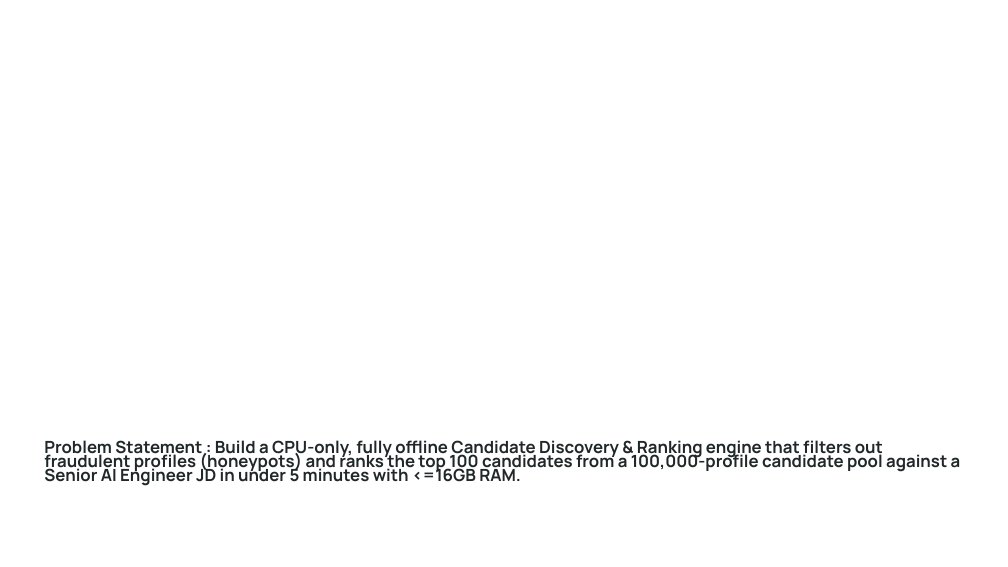
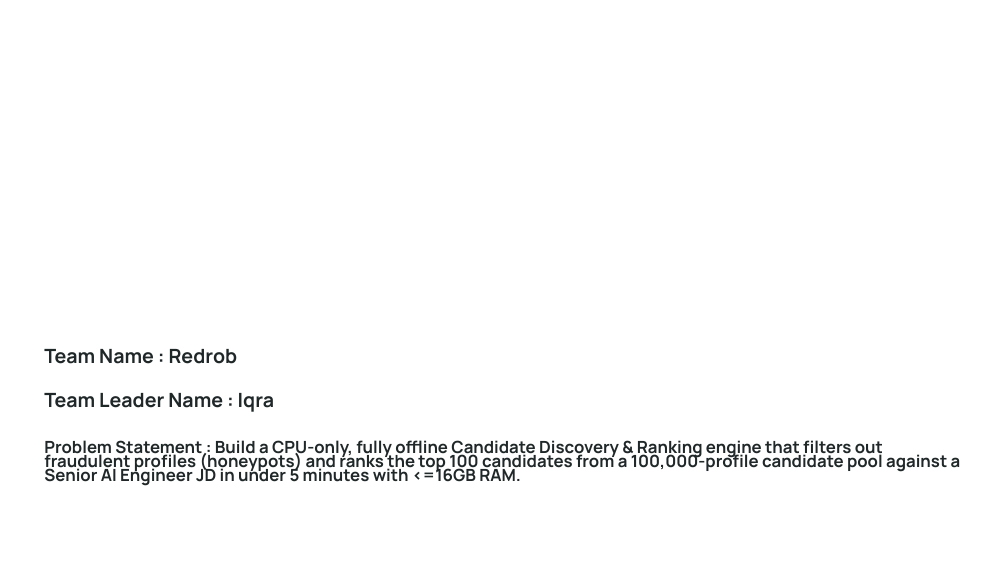
Before and after one commit to IqraKhanZ/candidate-ranker, a slide deck: slide 1 of Redrob_Candidate_Ranker_Submission.pptx. Drawn at 1008x567 pixels with LibreOffice and Linux fonts; fonts in the diff are those of the drawing; background and template pictures are left out. Boxes give left, top, right and bottom in pixels: in the first picture for what was removed or moved away, otherwise in the second. Text is boxed around its words. In the diff, an @@ line names an element or a change of style, - is before the commit and + after.

Commit message:
Update README and Slide Deck with team details and live Railway URL

```diff
--- a/Redrob_Candidate_Ranker_Submission.pptx
+++ b/Redrob_Candidate_Ranker_Submission.pptx
@@ text added at [44, 349, 238, 364], 14 pt, text #202729, bold @@
+Team Name : Redrob
@@ text added at [44, 393, 275, 412], 14 pt, text #202729, bold @@
+Team Leader Name : Iqra
```
Also in this commit, not shown: 1 other slide changed, 1 other file.
